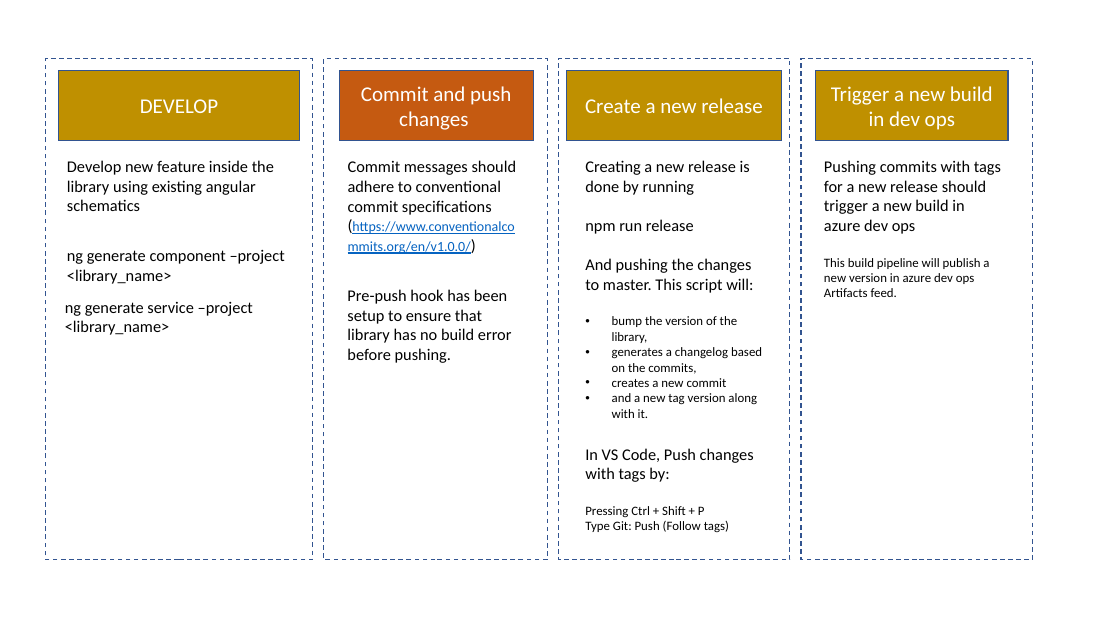
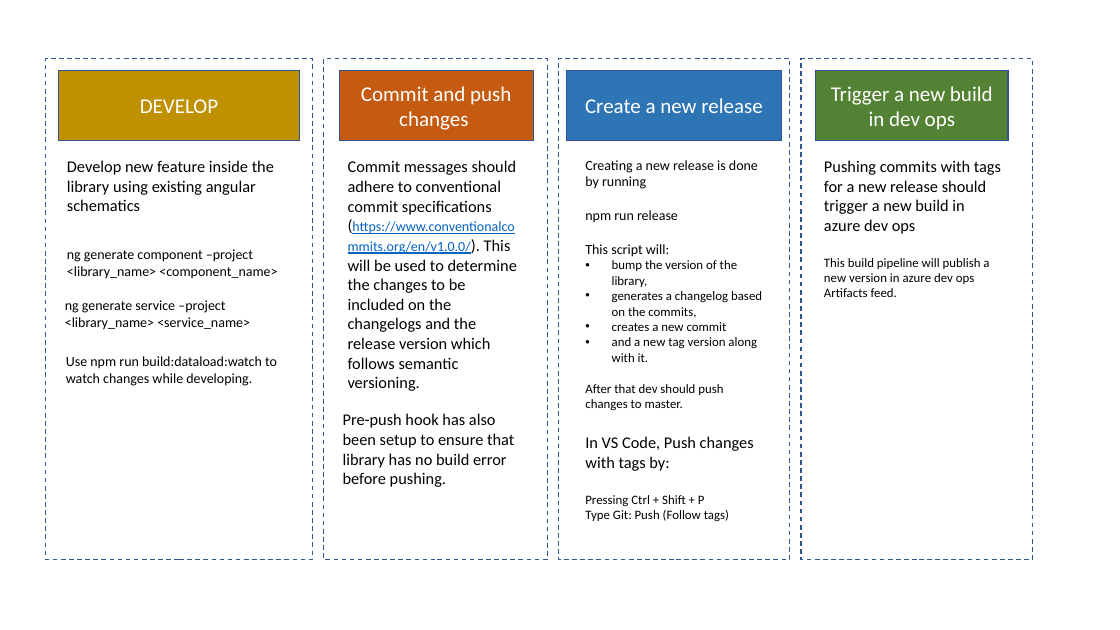
Before and after one commit to jmontubig/libs-poc, a slide deck: slide 1 of flow.pptx. Drawn at 1120x630 pixels with LibreOffice and Linux fonts; fonts in the diff are those of the drawing. Boxes give left, top, right and bottom in pixels: in the first picture for what was removed or moved away, otherwise in the second. Text is boxed around its words. In the diff, an @@ line names an element or a change of style, - is before the commit and + after.

Commit message:
chore: update flow again

```diff
--- a/flow.pptx
+++ b/flow.pptx
@@ rectangle "Create a new release" at box(567, 71, 781, 140): fill #BF9000 to #2E75B6 @@
@@ rectangle "Trigger a new build in ..." at box(816, 71, 1008, 140): fill #BF9000 to #548235 @@
@@ text at box(348, 160, 517, 391): text changed @@
-Commit messages should adhere to conventional commit specifications (https://www.conventionalcommits.org/en/v1.0.0/)
+Commit messages should adhere to conventional commit specifications (https://www.conventionalcommits.org/en/v1.0.0/). This will be used to determine the changes to be included on the changelogs and the release version which follows semantic versioning.
@@ text at box(585, 160, 758, 223): size 14 to 12 pt in "Creating a new release is done by ...", "npm run release" @@
@@ text at box(67, 249, 277, 279): text changed; size 14 to 12 pt @@
-ng generate component –project <library_name>
+ng generate component –project <library_name> <component_name>
@@ text at box(585, 244, 669, 257): text changed; size 14 to 12 pt @@
-And pushing the changes to master. This script will:
+This script will:
@@ text at box(65, 300, 250, 330): text changed; size 14 to 12 pt @@
-ng generate service –project <library_name>
+ng generate service –project <library_name> <service_name>
@@ text added at box(66, 356, 277, 386), 12 pt, text #000000 @@
+Use npm run build:dataload:watch to watch changes while developing.
@@ text at box(585, 384, 723, 410): paragraph added @@
+After that dev should push changes to master.
@@ text at box(343, 413, 514, 487): text changed @@
-Pre-push hook has been setup to ensure that library has no build error before pushing.
+Pre-push hook has also been setup to ensure that library has no build error before pushing.
@@ text "In VS Code, Push changes ...": place and size @@
-text "In VS Code, Push changes ..." at box(585, 448, 754, 532)
+text "In VS Code, Push changes ..." at box(585, 436, 754, 521)
```
